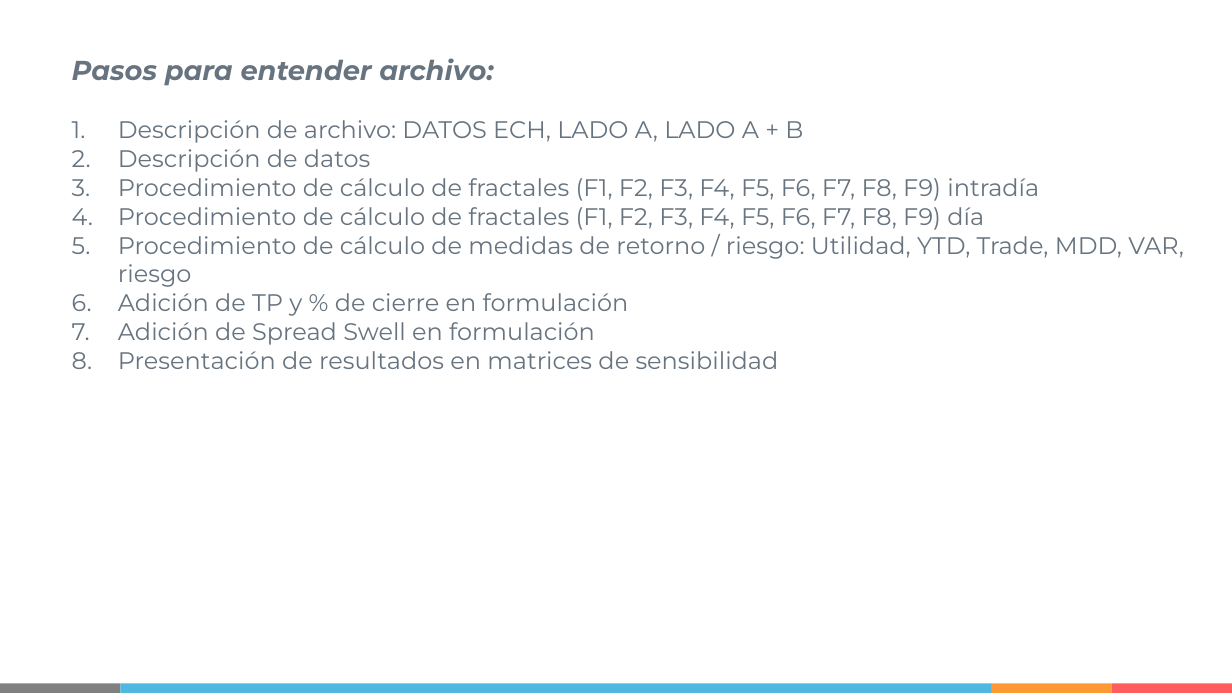
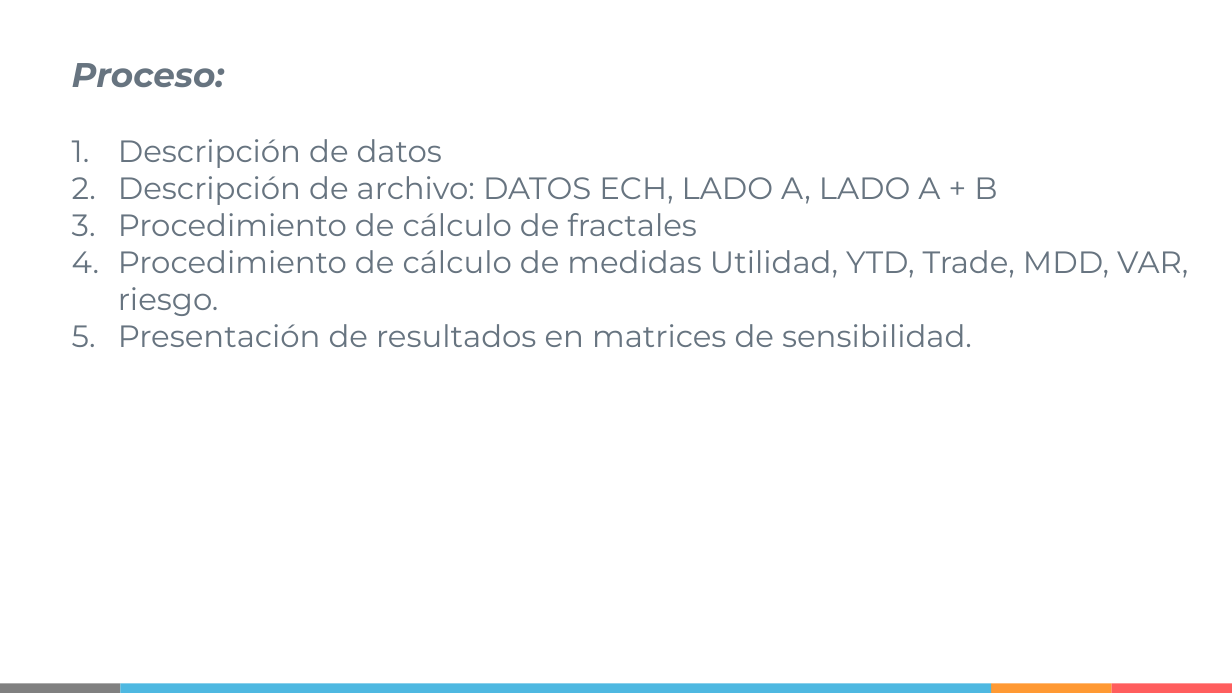
Before and after one commit to IISOS/Swell_2_Optimizacion_estrategias, a slide deck: slide 4 of Presentaciones/Swell - Optimización de estrategias - Plan de trabajo.pptx. Drawn at 1232x693 pixels with LibreOffice and Linux fonts; fonts in the diff are those of the drawing. Boxes give left, top, right and bottom in pixels: in the first picture for what was removed or moved away, otherwise in the second. Text is boxed around its words. In the diff, an @@ line names an element or a change of style, - is before the commit and + after.

Commit message:
Base Datos

```diff
--- a/Presentaciones/Swell - Optimización de estrategias - Plan de trabajo.pptx
+++ b/Presentaciones/Swell - Optimización de estrategias - Plan de trabajo.pptx
@@ text at [72, 63, 442, 168]: text changed; size 16 to 18 pt; bold off; italic off @@
-Pasos para entender archivo:
+Proceso:
+1. Descripción de datos
@@ text at [118, 176, 997, 205]: size 14 to 18 pt in "Descripción de archivo: DATOS ECH, LADO A, ..." @@
@@ text at [118, 213, 1188, 347]: text changed; size 14 to 18 pt @@
-2. Descripción de datos
-3. Procedimiento de cálculo de fractales (F1, F2, F3, F4, F5, F6, F7, F8, F9) intradía
-4. Procedimiento de cálculo de fractales (F1, F2, F3, F4, F5, F6, F7, F8, F9) día
-5. Procedimiento de cálculo de medidas de retorno / riesgo: Utilidad, YTD, Trade, MDD, VAR, riesgo
-6. Adición de TP y % de cierre en formulación
-7. Adición de Spread Swell en formulación
-8. Presentación de resultados en matrices de sensibilidad
+3. Procedimiento de cálculo de fractales
+4. Procedimiento de cálculo de medidas Utilidad, YTD, Trade, MDD, VAR, riesgo.
+5. Presentación de resultados en matrices de sensibilidad.
```
Also in this commit, not shown: 16 slides added, 11 other files.
